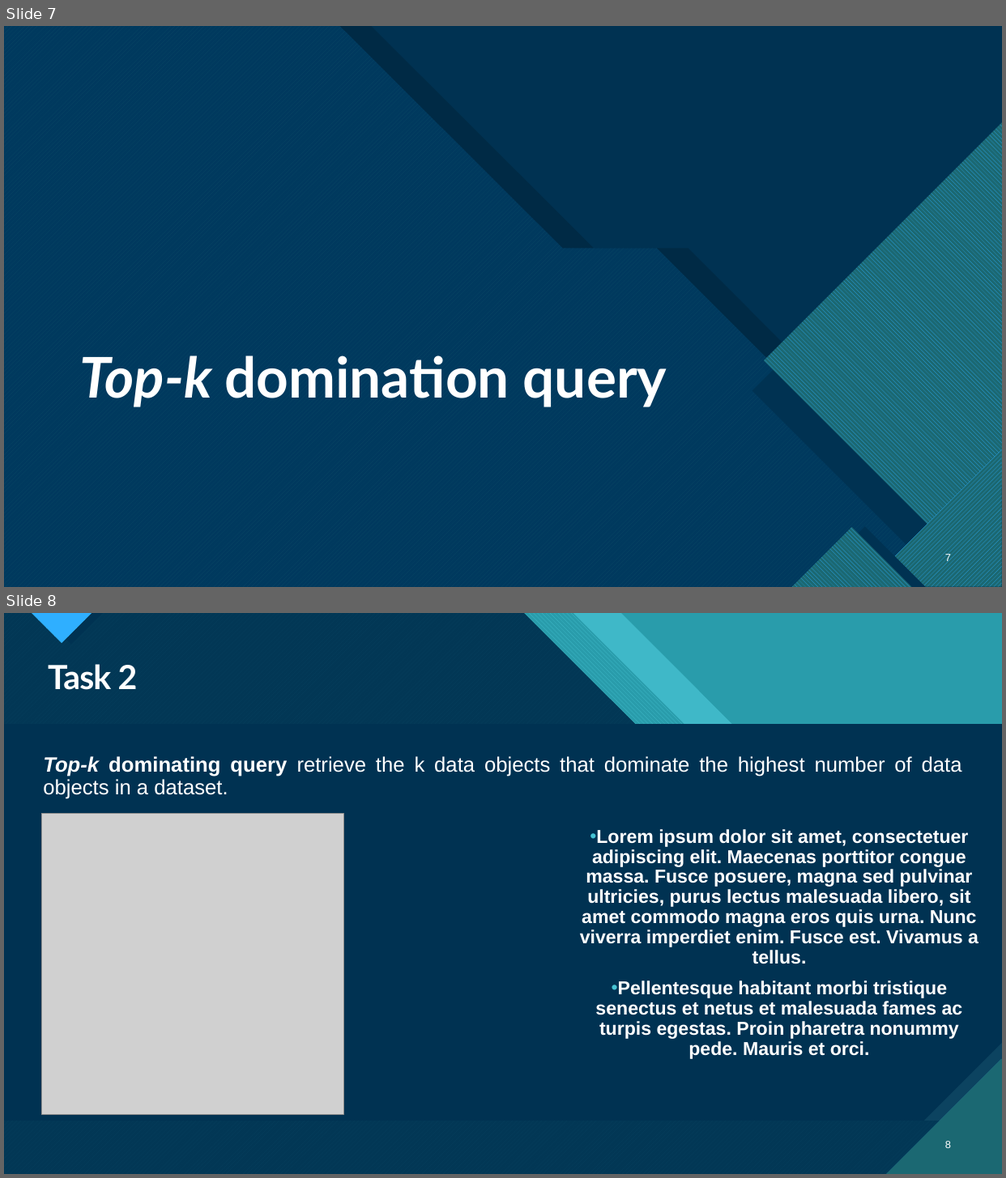
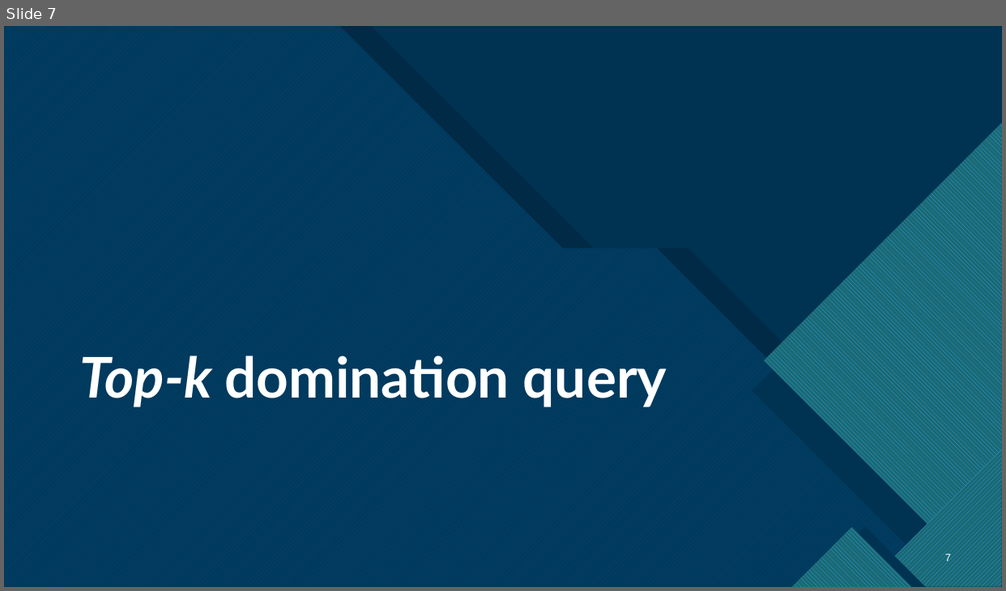
Before and after one commit to MnAppsNet/DominanceQueries, a slide deck: reports/report_presentation.pptx. Shown one above the other, each under a label of ours: slides 7 and 8 before the commit, slide 7 after it. The pictures are 1006x1178 and 1006x591 pixels, drawn with LibreOffice and Linux fonts; fonts in the diff are those of the drawing; grey boxes stand for pictures; background and template pictures are left out; a plain dark background stands for a picture behind light text. Boxes give left, top, right and bottom in pixels: in the first picture for what was removed or moved away, otherwise in the second. Text is boxed around its words. In the diff, an @@ line names an element or a change of style, - is before the commit and + after.

```diff
--- a/reports/report_presentation.pptx
+++ b/reports/report_presentation.pptx
@@ slide 8 removed at [4,613,1002,1174], background picture (left out); not listed: 13 template elements that a slide beside it also shows @@
@@ rectangle removed at [4,613,1002,1174] @@
@@ rectangle removed at [4,613,1002,1174] @@
@@ freeform shape removed at [4,613,1002,1174] @@
@@ freeform shape removed at [4,613,1002,1174] @@
@@ freeform shape removed at [4,613,1002,1174] @@
@@ title removed at [48,664,138,690] @@
-Task 2
@@ text removed at [43,756,962,799] @@
-Top-k dominating query retrieve the k data objects that dominate the highest number of data objects in a dataset.
@@ picture removed at [42,814,344,1115] @@
@@ text removed at [580,829,978,1059] @@
-• Lorem ipsum dolor sit amet, consectetuer adipiscing elit. Maecenas porttitor congue massa. Fusce posuere, magna sed pulvinar ultricies, purus lectus malesuada libero, sit amet commodo magna eros quis urna. Nunc viverra imperdiet enim. Fusce est. Vivamus a tellus.
-• Pellentesque habitant morbi tristique senectus et netus et malesuada fames ac turpis egestas. Proin pharetra nonummy pede. Mauris et orci.
@@ page number removed at [945,1141,951,1148] @@
-8
```
Also in this commit, not shown: 5 slides added, 7 other files.
